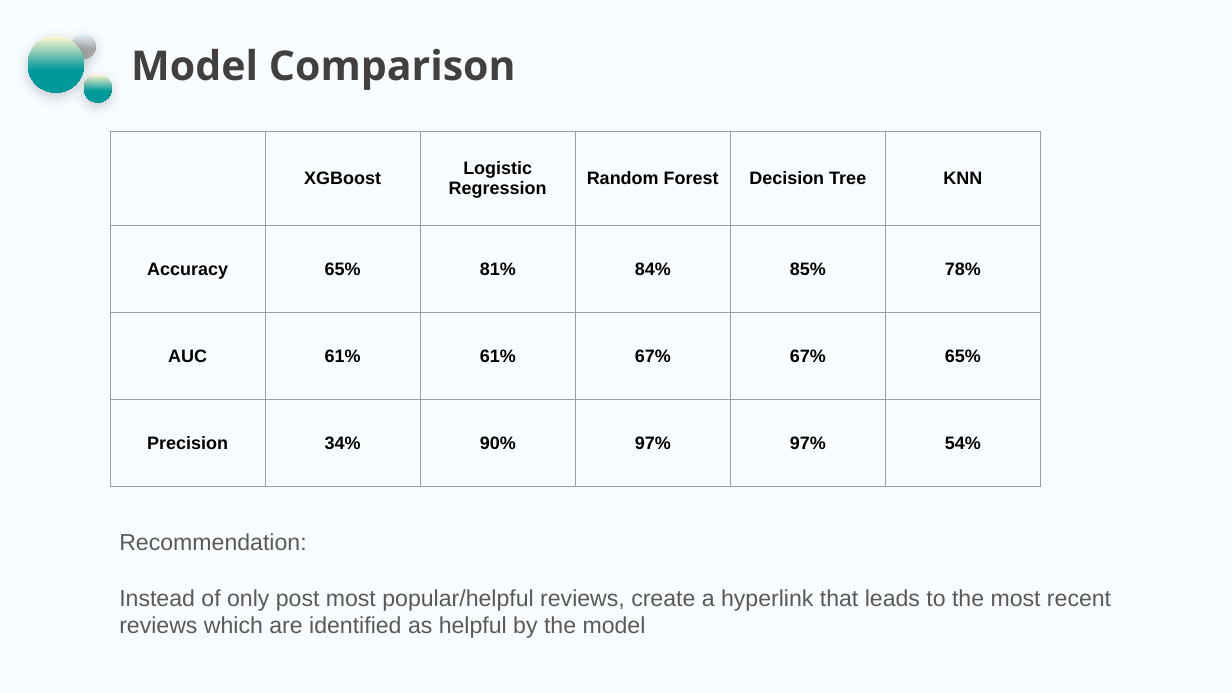
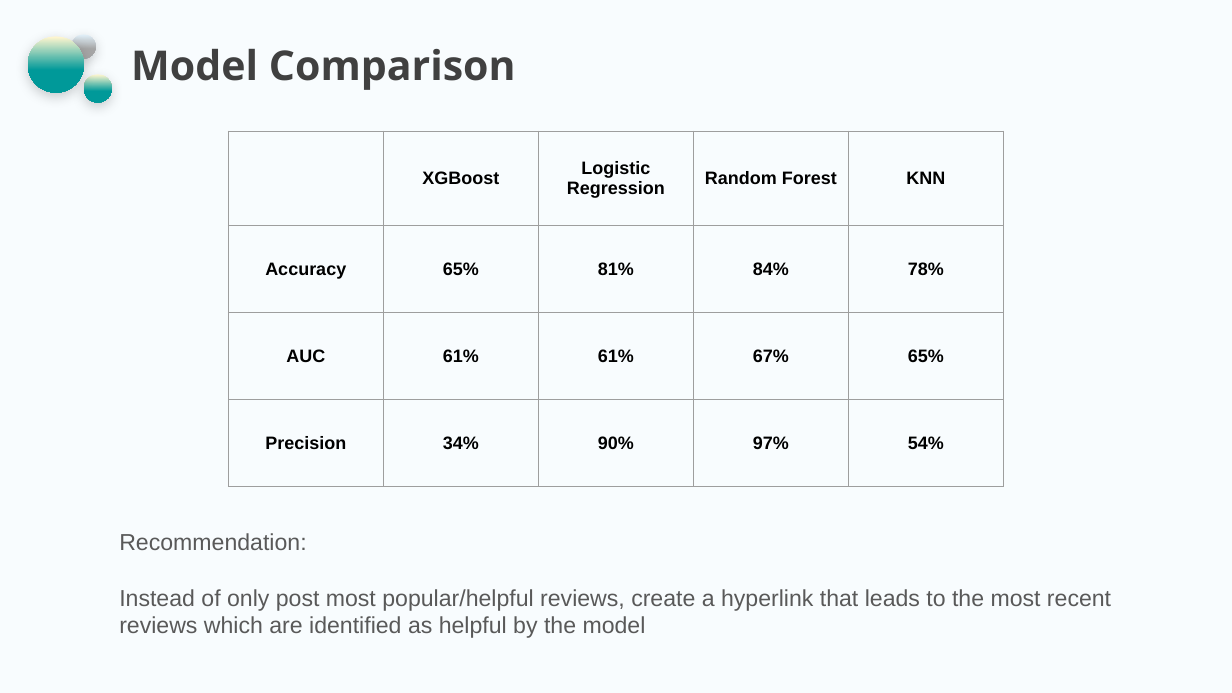
Before and after one commit to cdquinte/Text-Analytics-Final-Project, a slide deck: slide 15 of final pre.pptx. Drawn at 1232x693 pixels with LibreOffice and Linux fonts; fonts in the diff are those of the drawing; background and template pictures are left out. Boxes give left, top, right and bottom in pixels: in the first picture for what was removed or moved away, otherwise in the second. Text is boxed around its words. In the diff, an @@ line names an element or a change of style, - is before the commit and + after.

```diff
--- a/final pre.pptx
+++ b/final pre.pptx
@@ table at [228,131,1005,486] @@
-column 5: Decision Tree | 85% | 67% | 97%
@@ table: place and size @@
-table at [110,131,1042,486]
+table at [228,131,1005,486]
```
